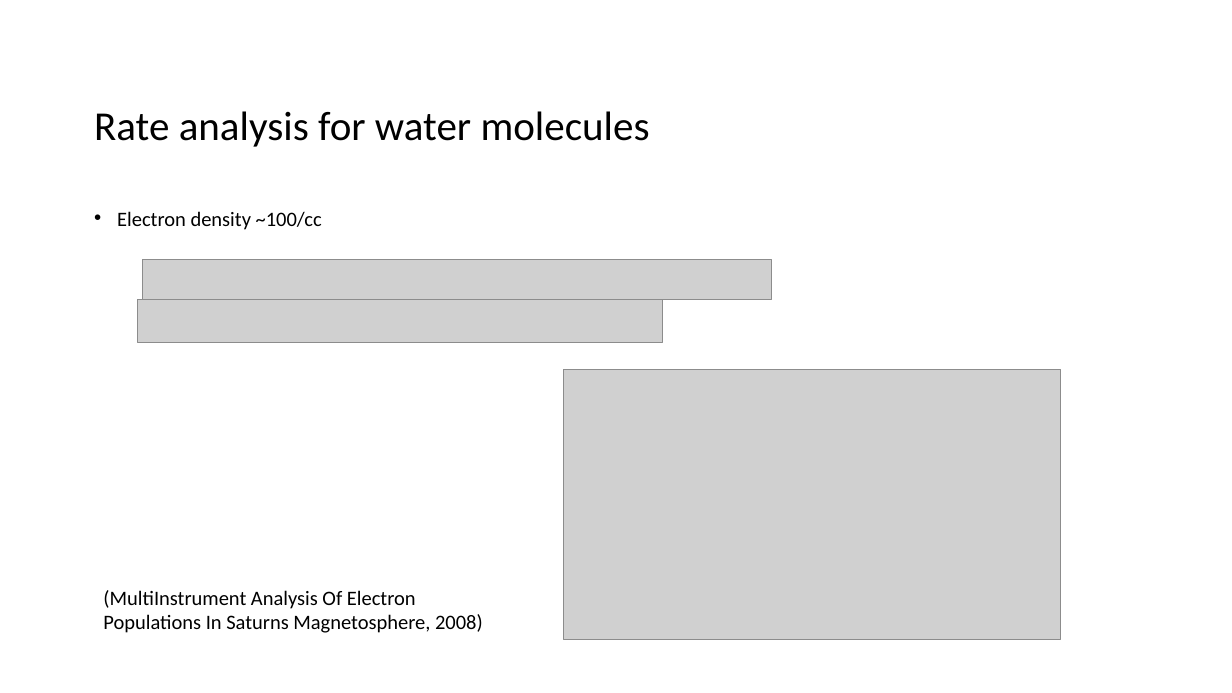
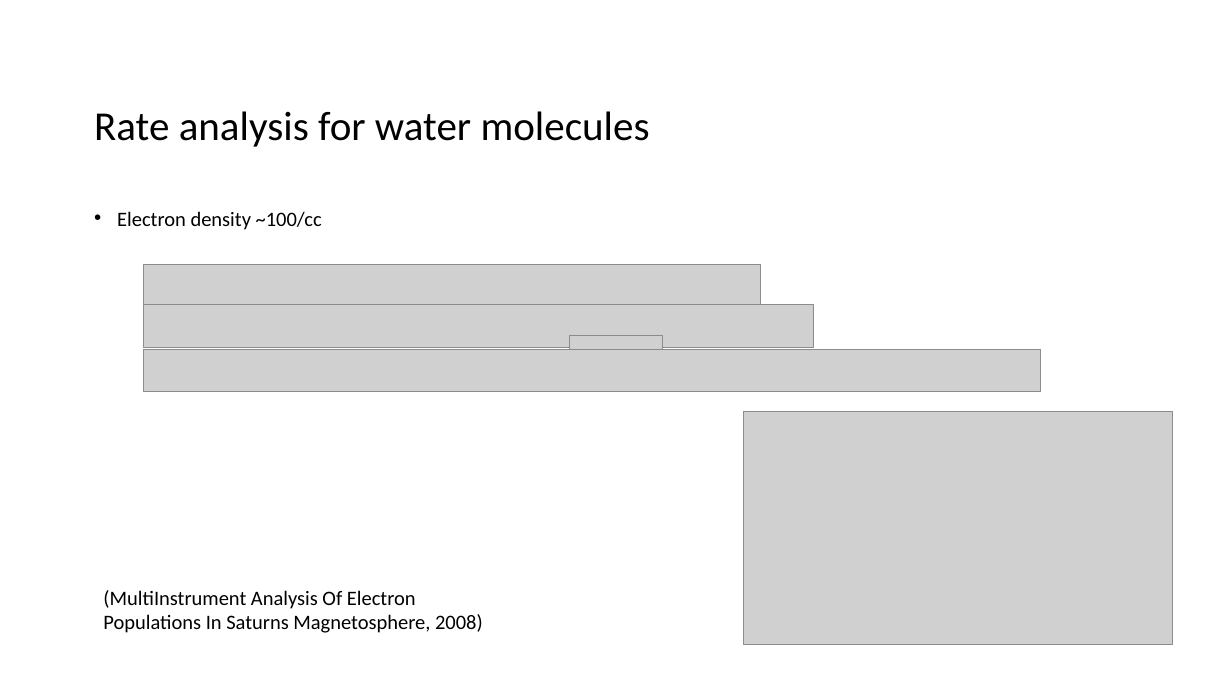
Before and after one commit to CubeOvO/Saturn, a slide deck: slide 21 of week4/Photodetachment Rate at Saturn - Draft.pptx. Drawn at 1232x693 pixels with LibreOffice and Linux fonts; fonts in the diff are those of the drawing; grey boxes stand for pictures. Boxes give left, top, right and bottom in pixels: in the first picture for what was removed or moved away, otherwise in the second. Text is boxed around its words. In the diff, an @@ line names an element or a change of style, - is before the commit and + after.

Commit message:
update ppt for week 4

```diff
--- a/week4/Photodetachment Rate at Saturn - Draft.pptx
+++ b/week4/Photodetachment Rate at Saturn - Draft.pptx
@@ picture: place and size @@
-picture at <box>143,260,772,299</box>
+picture at <box>143,265,761,305</box>
@@ picture: place and size @@
-picture at <box>138,299,663,343</box>
+picture at <box>143,305,814,348</box>
@@ picture added at <box>143,349,1042,392</box> @@
@@ picture added at <box>570,335,663,358</box> @@
@@ picture: place and size @@
-picture at <box>564,370,1061,640</box>
+picture at <box>744,411,1173,644</box>
```
